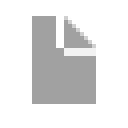
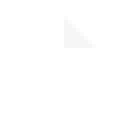
Two versions of the same layered image (w=128, h=128). Layer-by-layer changes:
hid "Layer 5" over (x1=56, y1=56, x2=96, y2=68)
painted on "Layer 4" over (x1=56, y1=56, x2=96, y2=64)
